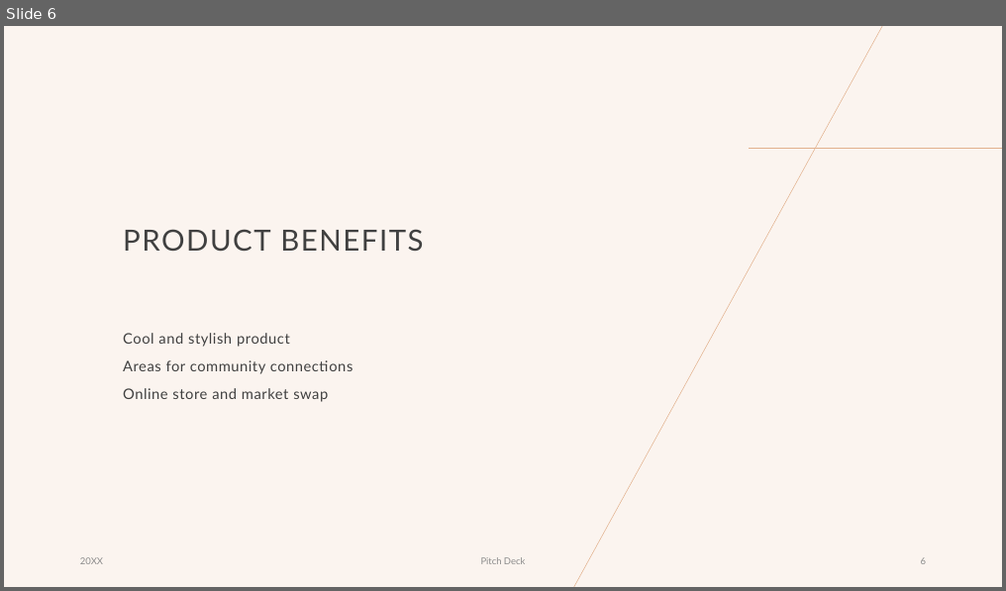
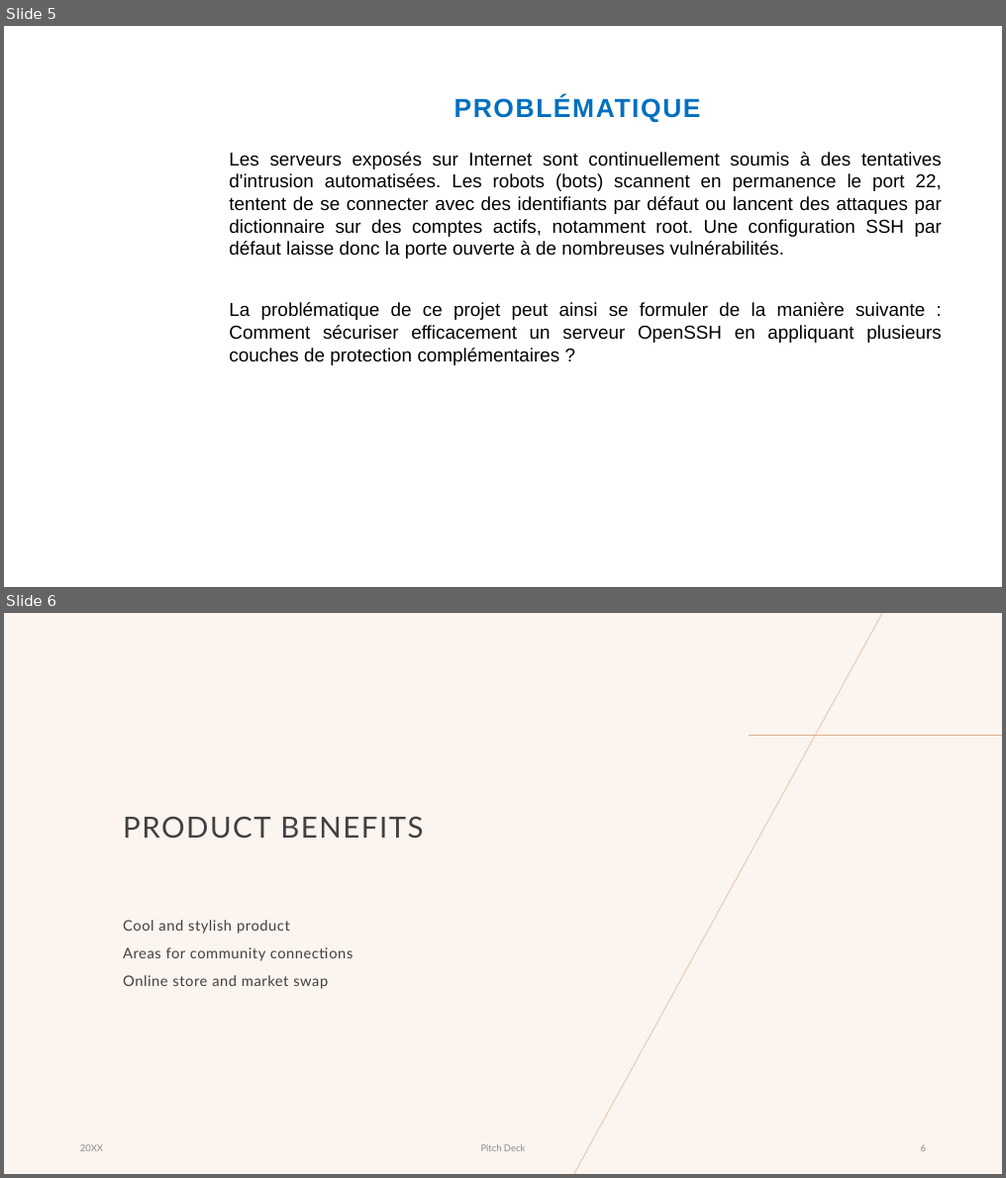
Before and after one commit to Christyy2/Projet-Final-ASI, a slide deck: Présentation-ASI.pptx. Shown one above the other, each under a label of ours: slide 6 before the commit, slides 5 and 6 after it. The pictures are 1006x591 and 1006x1178 pixels, drawn with LibreOffice and Linux fonts; fonts in the diff are those of the drawing; background and template pictures are left out. Boxes give left, top, right and bottom in pixels: in the first picture for what was removed or moved away, otherwise in the second. Text is boxed around its words. In the diff, an @@ line names an element or a change of style, - is before the commit and + after.

```diff
--- a/Présentation-ASI.pptx
+++ b/Présentation-ASI.pptx
@@ slide 5 added at (x1=4, y1=26, x2=1002, y2=587), background #FFFFFF @@
@@ title added at (x1=454, y1=96, x2=701, y2=122), 25.2 pt, text #0070C0, bold @@
+PROBLÉMATIQUE
@@ text added at (x1=229, y1=152, x2=942, y2=366), 18 pt, text #000000 @@
+Les serveurs exposés sur Internet sont continuellement soumis à des tentatives d'intrusion automatisées. Les robots (bots) scannent en permanence le port 22, tentent de se connecter avec des identifiants par défaut ou lancent des attaques par dictionnaire sur des comptes actifs, notamment root. Une configuration SSH par défaut laisse donc la porte ouverte à de nombreuses vulnérabilités.
+La problématique de ce projet peut ainsi se formuler de la manière suivante : Comment sécuriser efficacement un serveur OpenSSH en appliquant plusieurs couches de protection complémentaires ?
```
Also in this commit, not shown: 1 slide changed, 4 other slides added, 4 slides removed.
